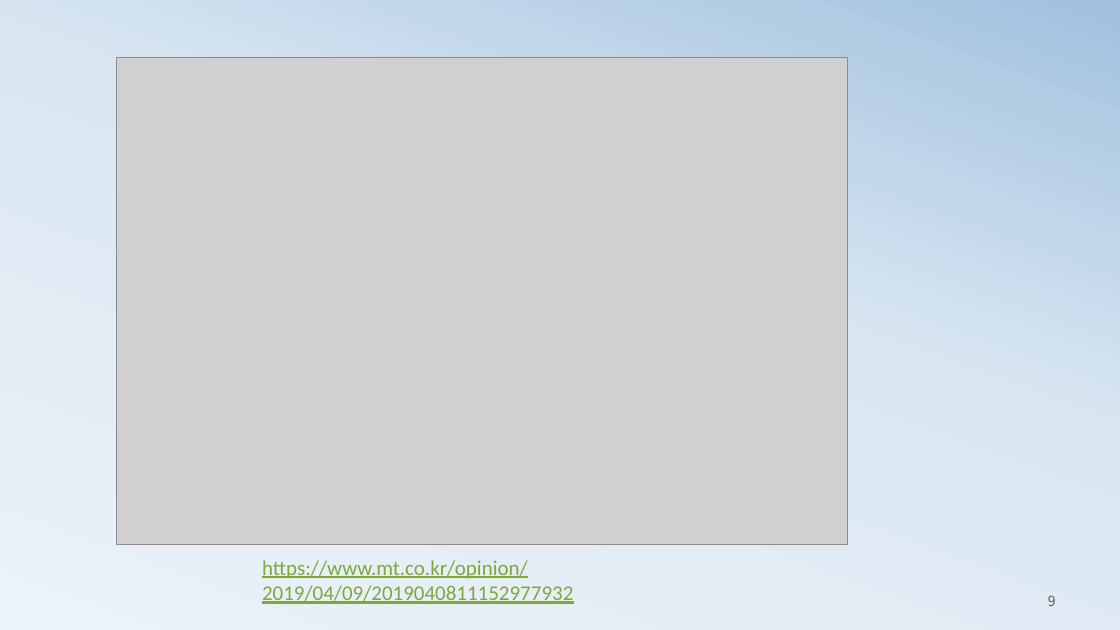
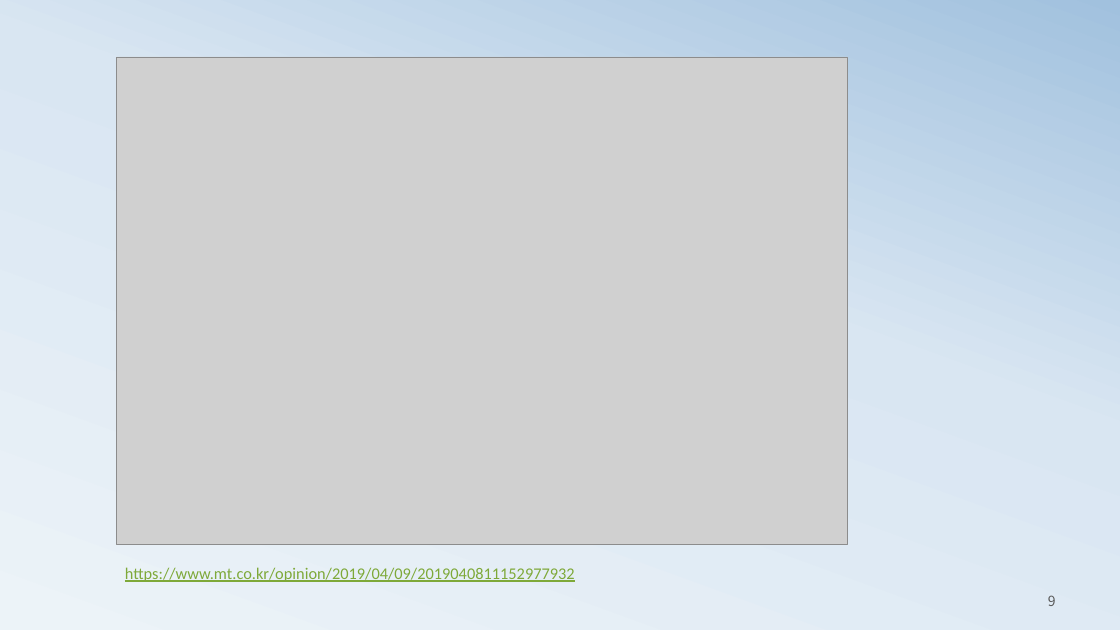
Before and after one commit to ancestor9/mathematics-for-machine-learning, a slide deck: slide 9 of 1_statistics for machine learning.pptx. Drawn at 1120x630 pixels with LibreOffice and Linux fonts; fonts in the diff are those of the drawing; grey boxes stand for pictures. Boxes give left, top, right and bottom in pixels: in the first picture for what was removed or moved away, otherwise in the second. Text is boxed around its words. In the diff, an @@ line names an element or a change of style, - is before the commit and + after.

```diff
--- a/1_statistics for machine learning.pptx
+++ b/1_statistics for machine learning.pptx
@@ text "https://www.mt.co.kr/opinion/2019/04/09/2019040811152977932": place and size @@
-text "https://www.mt.co.kr/opinion/2019/04/09/2019040811152977932" at [262,560,573,604]
+text "https://www.mt.co.kr/opinion/2019/04/09/2019040811152977932" at [125,567,575,582]
@@ text "https://www.mt.co.kr/opinion/2019/04/09/2019040811152977932" at [125,567,575,582]: size 18 to 14 pt @@
```
Also in this commit, not shown: 18 other slides changed, 5 slides added, 2 slides removed.
